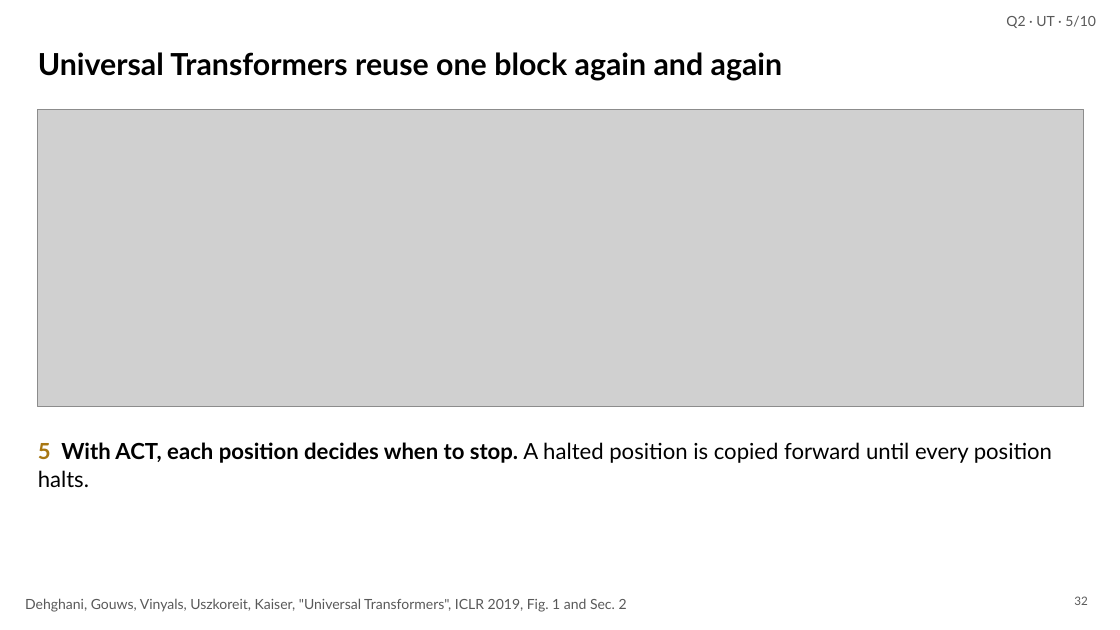
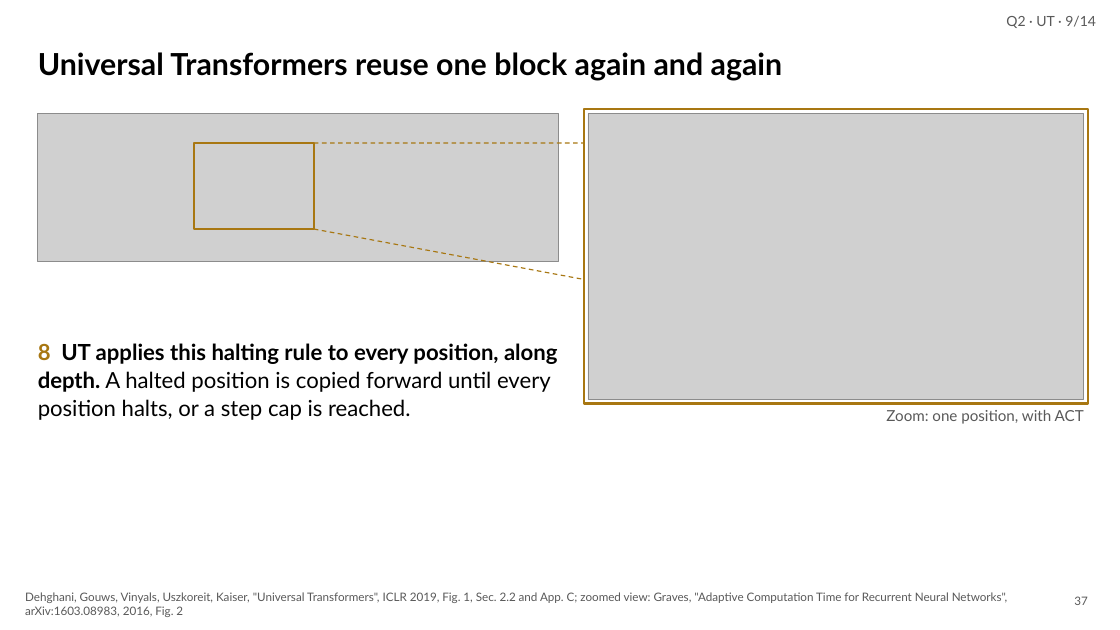
Before and after one commit to irregular6612/agi-hw2, a slide deck: slide 37 of build/out/looped-transformers.pptx (slide 32 before the commit). Drawn at 1120x630 pixels with LibreOffice and Linux fonts; fonts in the diff are those of the drawing; grey boxes stand for pictures. Boxes give left, top, right and bottom in pixels: in the first picture for what was removed or moved away, otherwise in the second. Text is boxed around its words. In the diff, an @@ line names an element or a change of style, - is before the commit and + after.

```diff
--- a/build/out/looped-transformers.pptx
+++ b/build/out/looped-transformers.pptx
@@ text at <box>1006,16,1096,28</box>: text changed @@
-Q2 · UT · 5/10
+Q2 · UT · 9/14
@@ picture: place and size @@
-picture at <box>38,109,1084,407</box>
+picture at <box>38,113,559,261</box>
@@ rectangle added at <box>584,109,1088,403</box>, outline #A87712 2 pt @@
@@ picture added at <box>588,113,1084,399</box> @@
@@ rectangle added at <box>194,143,314,229</box>, outline #A87712 2 pt @@
@@ line added from (314, 143) to (584, 143), #A87712 1 pt dashed @@
@@ line added from (314, 229) to (584, 280), #A87712 1 pt dashed @@
@@ text at <box>38,343,558,420</box>: text changed @@
-5 With ACT, each position decides when to stop. A halted position is copied forward until every position halts.
+8 UT applies this halting rule to every position, along depth. A halted position is copied forward until every position halts, or a step cap is reached.
@@ text added at <box>886,410,1084,424</box>, 13 pt, text #595959 @@
+Zoom: one position, with ACT
@@ text at <box>25,592,1008,617</box>: text changed; size 12 to 10 pt @@
-Dehghani, Gouws, Vinyals, Uszkoreit, Kaiser, "Universal Transformers", ICLR 2019, Fig. 1 and Sec. 2
+Dehghani, Gouws, Vinyals, Uszkoreit, Kaiser, "Universal Transformers", ICLR 2019, Fig. 1, Sec. 2.2 and App. C; zoomed view: Graves, "Adaptive Computation Time for Recurrent Neural Networks", arXiv:1603.08983, 2016, Fig. 2
@@ page number at <box>1074,596,1087,605</box>: text changed @@
-32
+37
```
Also in this commit, not shown: 41 other slides changed, 15 slides added, 5 slides removed, 31 other files.
